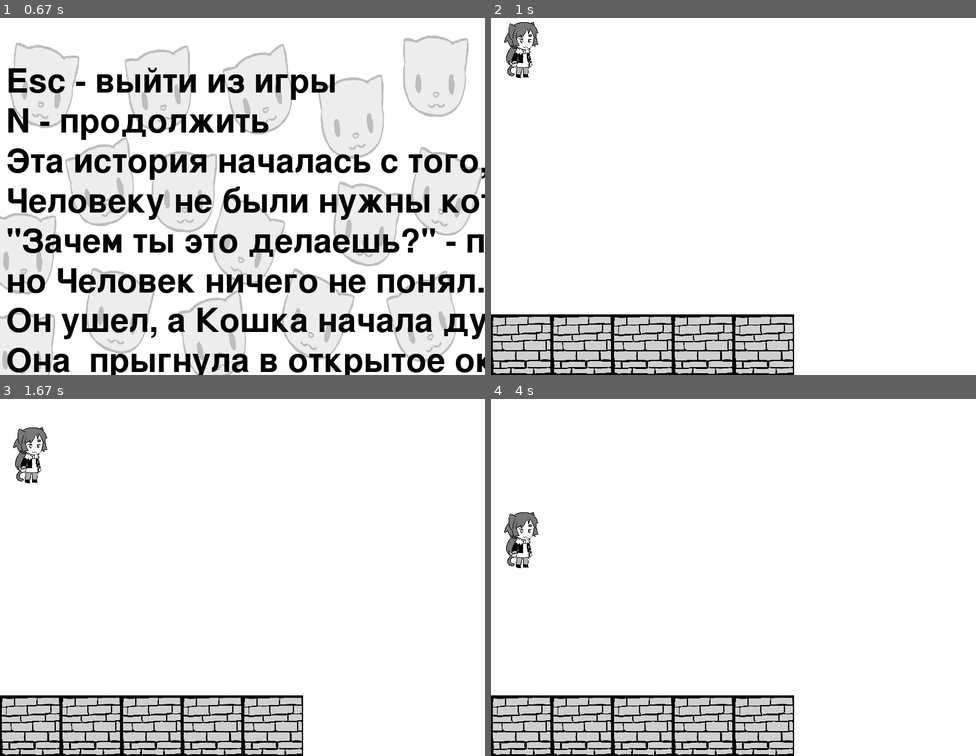
Above: before the commit, frames 1-4 (two rows, left to right).
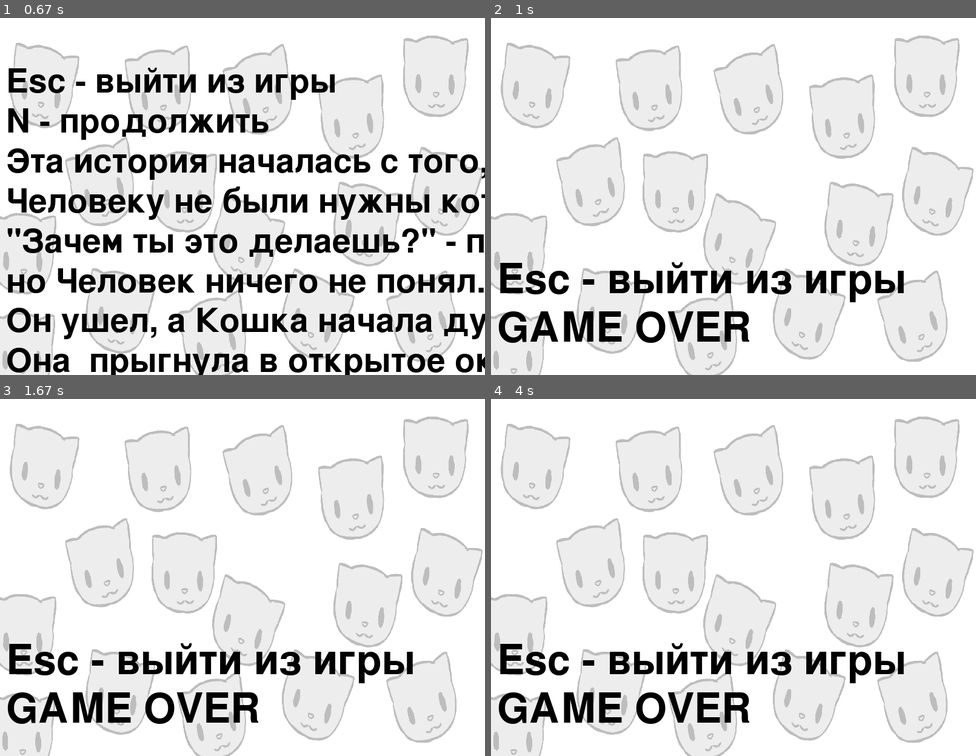
Above: after the commit, the same moments.

Repository: MariaSalimova/pygame_project_Salimova_Melnickov
Game: pygame game, started from main.py
The game is run twice, just before and just after one commit, with the same random seed, the same clock (stepped at 60 frames per second) and the same inputs.
Inputs:
- Up to frame 1 (0.67 s): click "Играть" at 0.38 s
- Up to frame 2 (1 s): type "ann" at 0.67 s
- Up to frame 3 (1.67 s): tap Enter at 1 s
- Up to frame 4 (4 s): no input

Frame 1 is identical in both runs. In frame 2, 19% of the frame differs, in the area x 0-100%, y 1-100%; in frame 3, 19%; in frame 4, 19%, in the area x 0-100%, y 4-100%.

Commit message:
Добавлена анимация(1 кадр) главного персонажа, появился баг: при нажатии любой клавиши на уровне, появляется экран game over

Diff:
--- a/classes/main_character.py
+++ b/classes/main_character.py
@@ -33,7 +33,10 @@
 
     def update(self, camera, key=None):
         if not pygame.sprite.spritecollideany(self, collision):
-            self.rect = self.rect.move(0, 1)
+            self.change_model(PATH_OF_MC_JUMP_RIGHT)
+            self.rect = self.rect.move(0, GRAVITY)
+        if pygame.sprite.spritecollideany(self, collision):
+            self.change_model(PATH_OF_MC_IDLE_RIGHT)
 
         if pygame.sprite.spritecollideany(self, danger):
             self.alive = False
@@ -44,3 +47,6 @@
         self.pos = (x, y)
         for sprite in tiles:
             camera.apply(sprite)
+
+    def change_model(self, model):
+        self.image = pygame.transform.scale(load_image(model, colorkey=None), (TILE_SIZE, TILE_SIZE))
--- a/classes/tile.py
+++ b/classes/tile.py
@@ -31,6 +31,8 @@
     # переносит на следующую карту
     def __init__(self, pos_x, pos_y):
         super().__init__(pos_x, pos_y, PATH_OF_BOX_CAT, collision=True)
+        self.add(sprite_groups.level_end)
+
 
 
 class Air(Tile):
--- a/generate_level.py
+++ b/generate_level.py
@@ -1,4 +1,4 @@
-from classes import tile
+from classes import tile, enemy
 from classes.main_character import MainCharacter
 
 
@@ -16,6 +16,12 @@
             elif level[y][x] == '@':
                 tile.Air(x, y)
                 new_player = MainCharacter(x, y)
+            elif level[y][x] == '!':
+                enemy.Enemy(x, y)
+            elif level[y][x] == '%':
+                tile.BoxCat(x, y)
+            elif level[y][x] == '$':
+                tile.MovingPlatform(x, y)
 
     return new_player, x, y
 
--- a/screen/game_over_screen.py
+++ b/screen/game_over_screen.py
@@ -25,8 +25,9 @@
             for event in pygame.event.get():
                 if event.type == pygame.QUIT:
                     terminate()
-                elif event.type == pygame.K_ESCAPE:
-                    terminate()
+                elif event.type == pygame.KEYDOWN:
+                    if event.key == pygame.K_ESCAPE:
+                        terminate()
 
             pygame.display.flip()
             clock.tick(50)
--- a/screen/level1_screen.py
+++ b/screen/level1_screen.py
@@ -4,6 +4,7 @@
 from classes.camera import Camera
 from until_function import terminate
 from constants import FPS
+import constants
 from screen.game_over_screen import GameOverScreen
 
 
@@ -30,8 +31,7 @@
                 if event.type == pygame.KEYDOWN:
                     if event.key == pygame.K_w:
                         self.move("up")
-                    elif event.key == pygame.K_s:
-                        self.move("down")
+
                     elif event.key == pygame.K_a:
                         self.move("left")
                     elif event.key == pygame.K_d:
@@ -49,12 +49,13 @@
         if movement == "up":
             if y > 0 and self.level_map[y - 1][x] in [".", "%"]:
                 self.player.move(x, y - 1, self.camera)
-        elif movement == "down":
-            if y < self.level_y - 1 and self.level_map[y + 1][x] in [".", "%"]:
-                self.player.move(x, y + 1, self.camera)
         elif movement == "left":
             if x > 0 and self.level_map[y][x - 1] in [".", "%"]:
+                self.player.change_model(constants.PATH_OF_MC_RUN_LEFT2)
                 self.player.move(x - 1, y, self.camera)
+                self.player.change_model(constants.PATH_OF_MC_IDLE_LEFT)
         elif movement == "right":
             if x < self.level_x and self.level_map[y][x + 1] in [".", "%"]:
+                self.player.change_model(constants.PATH_OF_MC_RUN_RIGHT2)
                 self.player.move(x + 1, y, self.camera)
+                self.player.change_model(constants.PATH_OF_MC_IDLE_RIGHT)
